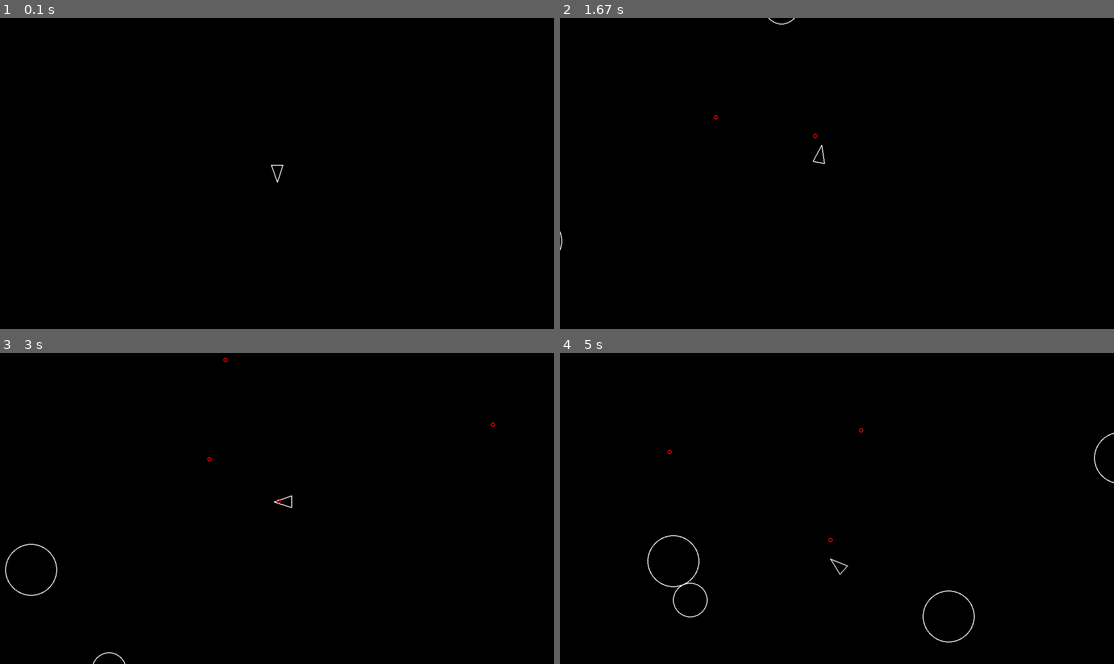
Above: before the commit, frames 1-4 (two rows, left to right).
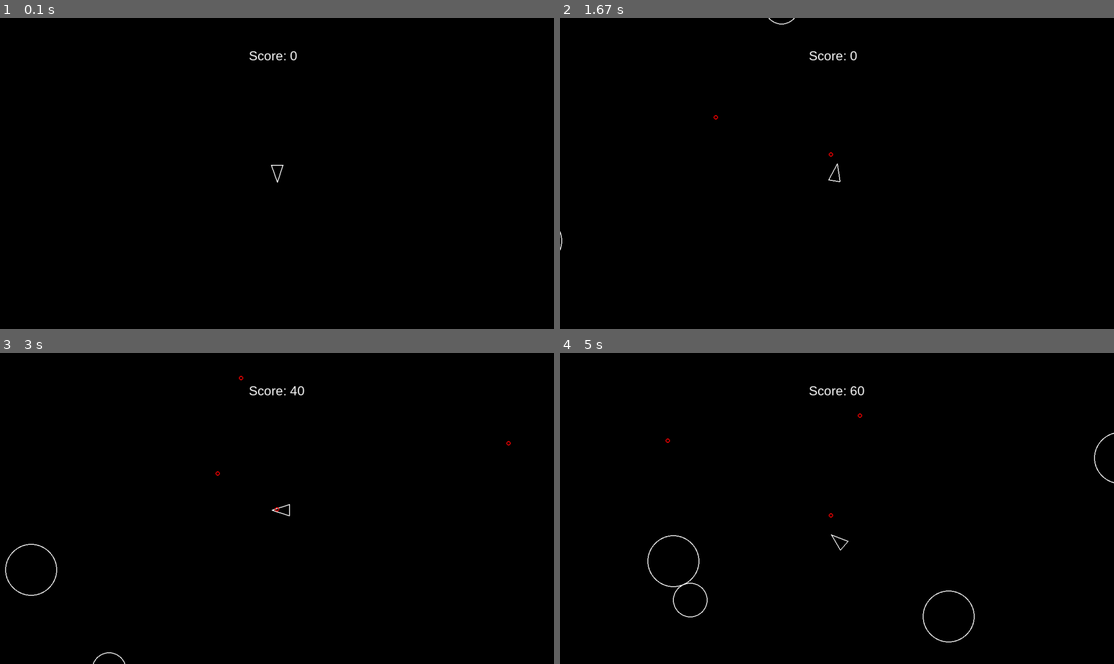
Above: after the commit, the same moments.

Repository: ThoughtPilot000/asteroids-pygame
Game: pygame game, started from main.py
Same seed, same stepped clock (60 frames per second), same inputs: the game is played once before the commit and once after it.
Inputs:
- Up to frame 1 (0.1 s): no input
- Up to frame 2 (1.67 s): tap Space at 0.33, 0.73, 1.03, 1.23, 1.57 s; hold D 0.67-1.13 s; hold W 1.17-1.47 s; hold D from 1.5 s (still down)
- Up to frame 3 (3 s): tap Space at 1.87, 2.07, 2.37, 2.63, 2.97 s; release D at 1.97 s; hold A 2-2.53 s; hold S 2.57-2.87 s; hold A from 2.9 s (still down)
- Up to frame 4 (5 s): tap Space at 3.27, 3.4, 3.8, 4.1, 4.47, 4.87 s; release A at 3.3 s; hold W 3.33-3.7 s; hold D 3.73-4.37 s; hold S 4.4-4.77 s; hold A from 4.8 s (still down)

The runs differ from the first frame. In frame 1, 0.1% of the frame differs, in the area x 45-54%, y 10-14%; in frame 2, 0.2%; in frame 3, 0.3%, in the area x 37-93%, y 1-53%; in frame 4, 0.3%.

Commit message:
added score text, added acceleration

Diff:
--- a/constants.py
+++ b/constants.py
@@ -3,7 +3,8 @@
 PLAYER_RADIUS = 20
 LINE_WIDTH = 2
 TURN_SPEED = 300
-PLAYER_SPEED = 200
+PLAYER_ACC = 100
+PLAYER_MAX_SPEED = 200
 
 #asteroids
 ASTEROID_MIN_RADIUS = 20
--- /dev/null
+++ b/drawtext.py
@@ -0,0 +1,5 @@
+import pygame
+
+def draw_text(text, font, color,x,y,screen):
+    img = font.render(text, True, color)
+    screen.blit(img, (x, y))
--- a/main.py
+++ b/main.py
@@ -6,6 +6,7 @@
 from asteroids import Asteroids
 from asteroidfield import AsteroidField
 from shot import Shot
+from drawtext import draw_text
 
 def main():
 
@@ -25,7 +26,7 @@
     AsteroidField.containers = (updatable)
     Shot.containers = (shots, drawable, updatable)
 
-    pygame.init()
+    text_font = pygame.font.SysFont("Arial", 30)
     screen = pygame.display.set_mode((SCREEN_WIDTH,SCREEN_HEIGHT))
 
     deltaclock = pygame.time.Clock()
@@ -71,6 +72,8 @@
         for sprite in drawable:
             sprite.draw(screen)
 
+        draw_text("Score: " + str(score), text_font, "white", SCREEN_WIDTH / 2 - 65 , SCREEN_HEIGHT - (SCREEN_HEIGHT - 70), screen)
+
         #always last called
         pygame.display.flip()
         dt = deltaclock.tick(60) / 1000
--- a/player.py
+++ b/player.py
@@ -2,13 +2,14 @@
 
 from circleshape import CircleShape
 from shot import Shot
-from constants import PLAYER_RADIUS, LINE_WIDTH,TURN_SPEED, PLAYER_SPEED, SHOT_RADIUS, PLAYER_SHOOT_SPEED, PLAYER_SHOOT_COOLDOWN_SECONDS
+from constants import PLAYER_RADIUS, LINE_WIDTH,TURN_SPEED, PLAYER_MAX_SPEED, SHOT_RADIUS, PLAYER_SHOOT_SPEED, PLAYER_SHOOT_COOLDOWN_SECONDS, PLAYER_ACC
 
 class Player(CircleShape):
     def __init__(self, x, y, lives=3):
         super().__init__(x,y, PLAYER_RADIUS)
         self.rotation = 0
         self.cooldown_shot = 0
+        self.current_speed = 0
 
     # in the Player class
     def triangle(self):
@@ -34,17 +35,24 @@
             self.rotate(dt)
         if keys[pygame.K_w]:
             self.move(dt)
+            if self.current_speed < PLAYER_MAX_SPEED:
+                self.current_speed += PLAYER_ACC * dt
         if keys[pygame.K_s]:
             self.move(float("-" + str(dt)))
+            if self.current_speed < PLAYER_MAX_SPEED:
+                self.current_speed += PLAYER_ACC * dt
         if keys[pygame.K_SPACE]:
             self.shoot()
+        if not keys[pygame.K_w] and not [pygame.K_s]:
+            if self.current_speed > 0:
+                self.current_speed -= PLAYER_ACC * dt
 
         self.cooldown_shot -= dt
 
     def move(self, dt):
         unit_vector = pygame.Vector2(0, 1)
         rotated_vector = unit_vector.rotate(self.rotation)
-        rotated_with_speed_vector = rotated_vector * PLAYER_SPEED * dt
+        rotated_with_speed_vector = rotated_vector * self.current_speed * dt
         self.position += rotated_with_speed_vector
 
     def shoot(self):
Not shown, changed: game_events.jsonl
